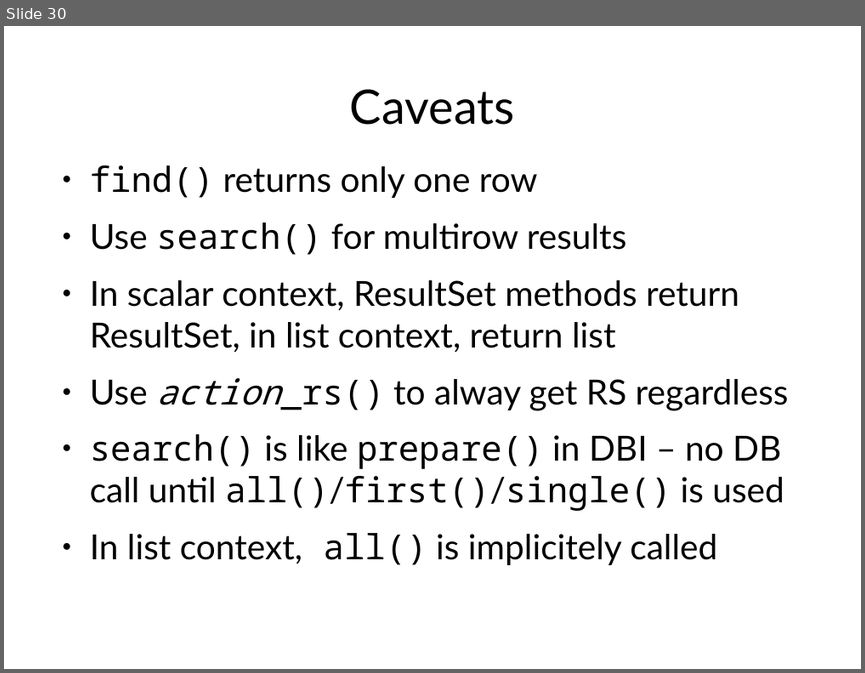
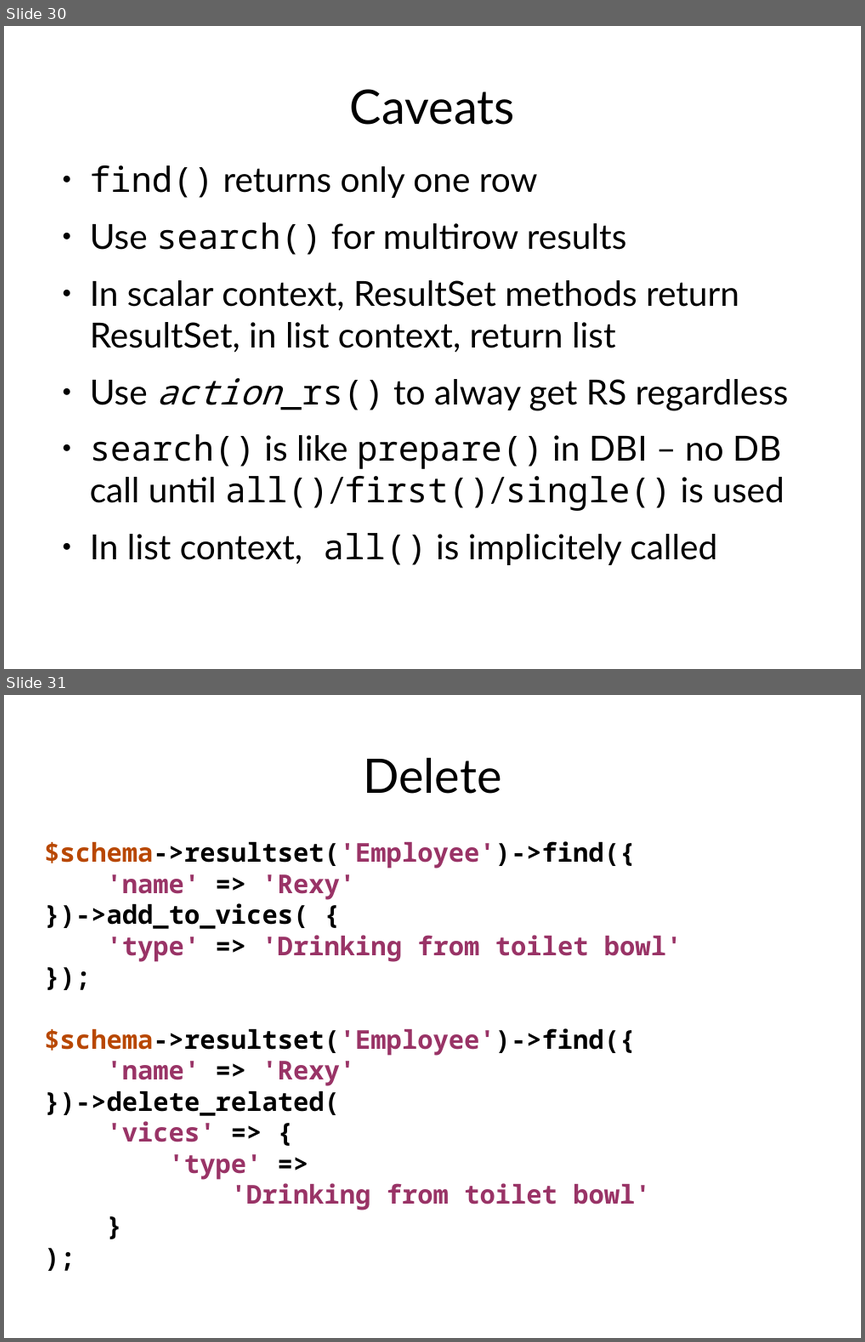
Before and after one commit to erezschatz/Presentation, a slide deck: dbix-class.odp. Shown one above the other, each under a label of ours: slide 30 before the commit, slides 30 and 31 after it. The pictures are 865x673 and 865x1342 pixels, drawn with LibreOffice and Linux fonts; fonts in the diff are those of the drawing. Boxes give left, top, right and bottom in pixels: in the first picture for what was removed or moved away, otherwise in the second. Text is boxed around its words. In the diff, an @@ line names an element or a change of style, - is before the commit and + after.

```diff
--- a/dbix-class.odp
+++ b/dbix-class.odp
@@ slide 31 added at (x1=4, y1=695, x2=861, y2=1338), background #FFFFFF @@
@@ title added at (x1=363, y1=758, x2=502, y2=794), 44 pt, text #000000 @@
+Delete
@@ text added at (x1=44, y1=841, x2=681, y2=1210), 24 pt, text #993366, bold @@
+$schema->resultset('Employee')->find({
+'name' => 'Rexy'
+})->add_to_vices( {
+'type' => 'Drinking from toilet bowl'
+});
+$schema->resultset('Employee')->find({
+'name' => 'Rexy'
+})->delete_related(
+'vices' => {
+'type' =>
+'Drinking from toilet bowl'
+}
+);
```
Also in this commit, not shown: 1 slide changed, 1 slide removed, 3 other files.
